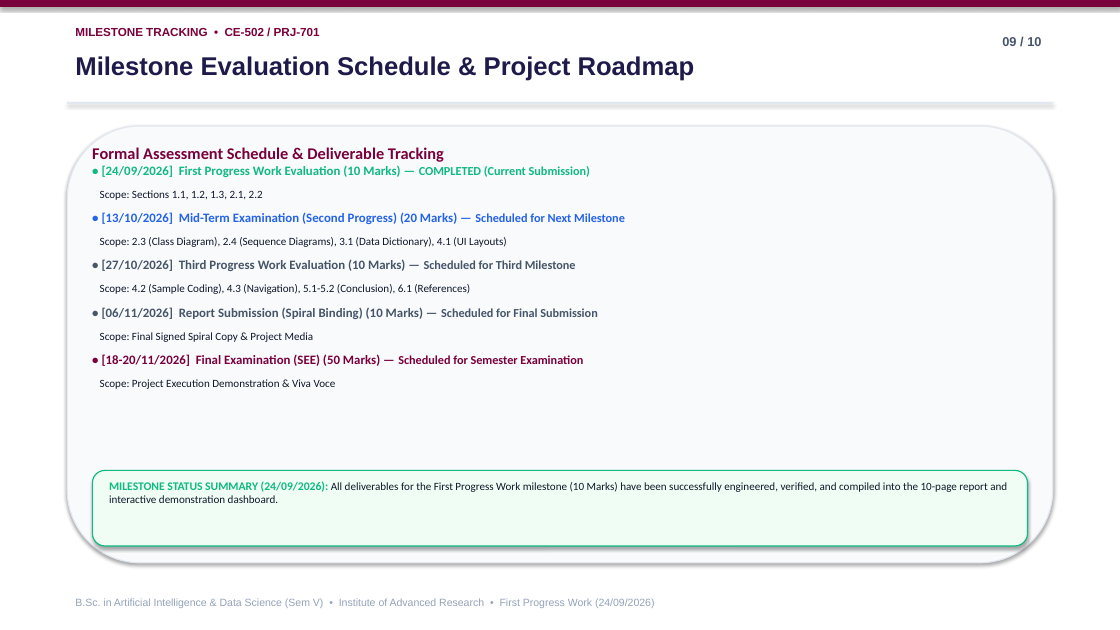
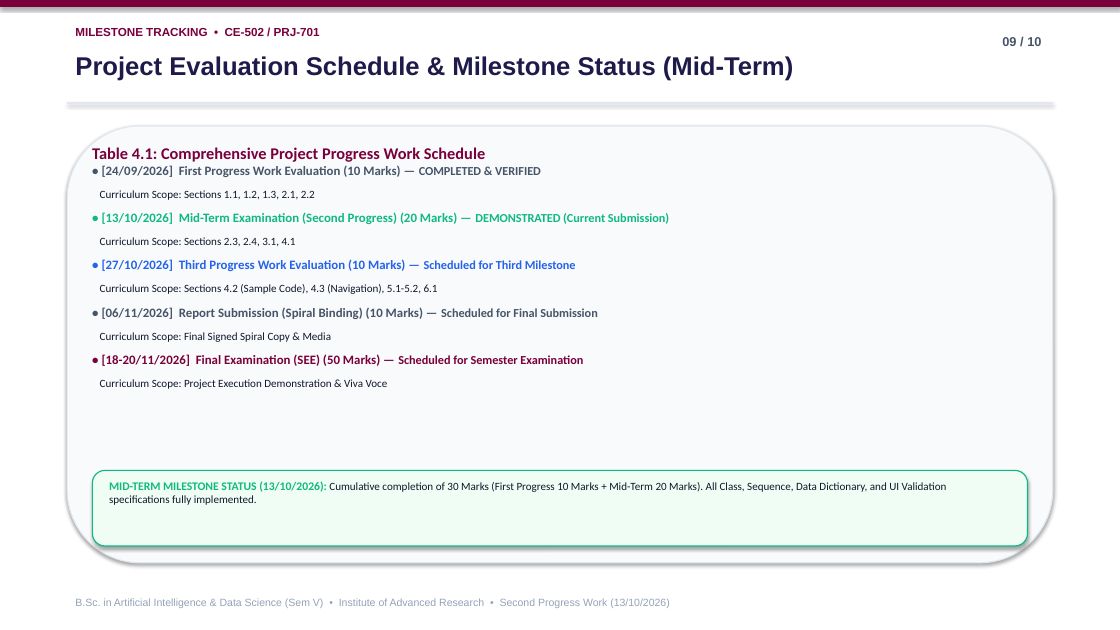
Before and after one commit to Deep-k-coder/ecommerce-rfm-analytics, a slide deck: slide 9 of Deep_Koshiya_ProjectPresentation.pptx. Drawn at 1120x630 pixels with LibreOffice and Linux fonts; fonts in the diff are those of the drawing. Boxes give left, top, right and bottom in pixels: in the first picture for what was removed or moved away, otherwise in the second. Text is boxed around its words. In the diff, an @@ line names an element or a change of style, - is before the commit and + after.

Commit message:
feat(phase2): deliver comprehensive Second Phase Work (Mid-Term Exam - 20 Marks) report & presentation with UML Class Diagram, Sequence Diagram, Data Dictionary, and Screen Validations

```diff
--- a/Deep_Koshiya_ProjectPresentation.pptx
+++ b/Deep_Koshiya_ProjectPresentation.pptx
@@ text at (x1=75, y1=56, x2=793, y2=81): text changed @@
-Milestone Evaluation Schedule & Project Roadmap
+Project Evaluation Schedule & Milestone Status (Mid-Term)
@@ text at (x1=92, y1=147, x2=669, y2=389): text changed; size 9.5 to 11 pt @@
-Formal Assessment Schedule & Deliverable Tracking
-• [24/09/2026] First Progress Work Evaluation (10 Marks) — COMPLETED (Current Submission)
-Scope: Sections 1.1, 1.2, 1.3, 2.1, 2.2
-• [13/10/2026] Mid-Term Examination (Second Progress) (20 Marks) — Scheduled for Next Milestone
-Scope: 2.3 (Class Diagram), 2.4 (Sequence Diagrams), 3.1 (Data Dictionary), 4.1 (UI Layouts)
-• [27/10/2026] Third Progress Work Evaluation (10 Marks) — Scheduled for Third Milestone
-Scope: 4.2 (Sample Coding), 4.3 (Navigation), 5.1-5.2 (Conclusion), 6.1 (References)
-• [06/11/2026] Report Submission (Spiral Binding) (10 Marks) — Scheduled for Final Submission
-Scope: Final Signed Spiral Copy & Project Media
-• [18-20/11/2026] Final Examination (SEE) (50 Marks) — Scheduled for Semester Examination
-Scope: Project Execution Demonstration & Viva Voce
+Table 4.1: Comprehensive Project Progress Work Schedule
+• [24/09/2026] First Progress Work Evaluation (10 Marks) — COMPLETED & VERIFIED
+Curriculum Scope: Sections 1.1, 1.2, 1.3, 2.1, 2.2
+• [13/10/2026] Mid-Term Examination (Second Progress) (20 Marks) — DEMONSTRATED (Current Submission)
+Curriculum Scope: Sections 2.3, 2.4, 3.1, 4.1
+• [27/10/2026] Third Progress Work Evaluation (10 Marks) — Scheduled for Third Milestone
+Curriculum Scope: Sections 4.2 (Sample Code), 4.3 (Navigation), 5.1-5.2, 6.1
+• [06/11/2026] Report Submission (Spiral Binding) (10 Marks) — Scheduled for Final Submission
+Curriculum Scope: Final Signed Spiral Copy & Media
+• [18-20/11/2026] Final Examination (SEE) (50 Marks) — Scheduled for Semester Examination
+Curriculum Scope: Project Execution Demonstration & Viva Voce
@@ text at (x1=109, y1=481, x2=947, y2=505): text changed @@
-MILESTONE STATUS SUMMARY (24/09/2026): All deliverables for the First Progress Work milestone (10 Marks) have been successfully engineered, verified, and compiled into the 10-page report and interactive demonstration dashboard.
+MID-TERM MILESTONE STATUS (13/10/2026): Cumulative completion of 30 Marks (First Progress 10 Marks + Mid-Term 20 Marks). All Class, Sequence, Data Dictionary, and UI Validation specifications fully implemented.
@@ text at (x1=75, y1=598, x2=670, y2=608): text changed @@
-B.Sc. in Artificial Intelligence & Data Science (Sem V) • Institute of Advanced Research • First Progress Work (24/09/2026)
+B.Sc. in Artificial Intelligence & Data Science (Sem V) • Institute of Advanced Research • Second Progress Work (13/10/2026)
```
Also in this commit, not shown: 5 other slides changed, 4 slides added, 4 slides removed, 24 other files.
